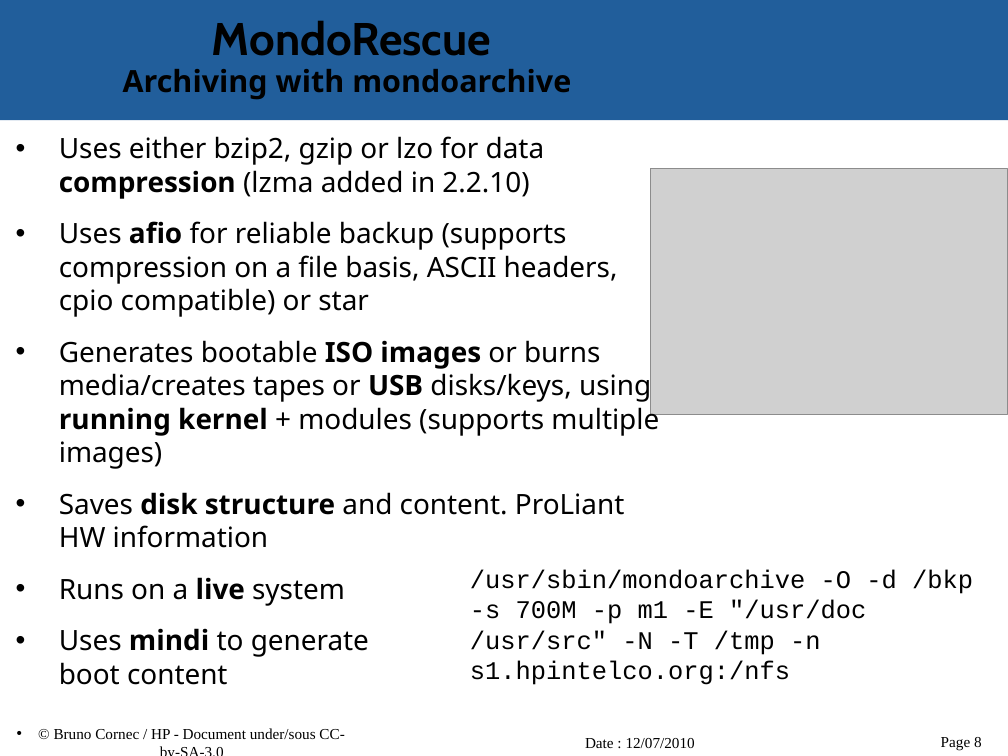
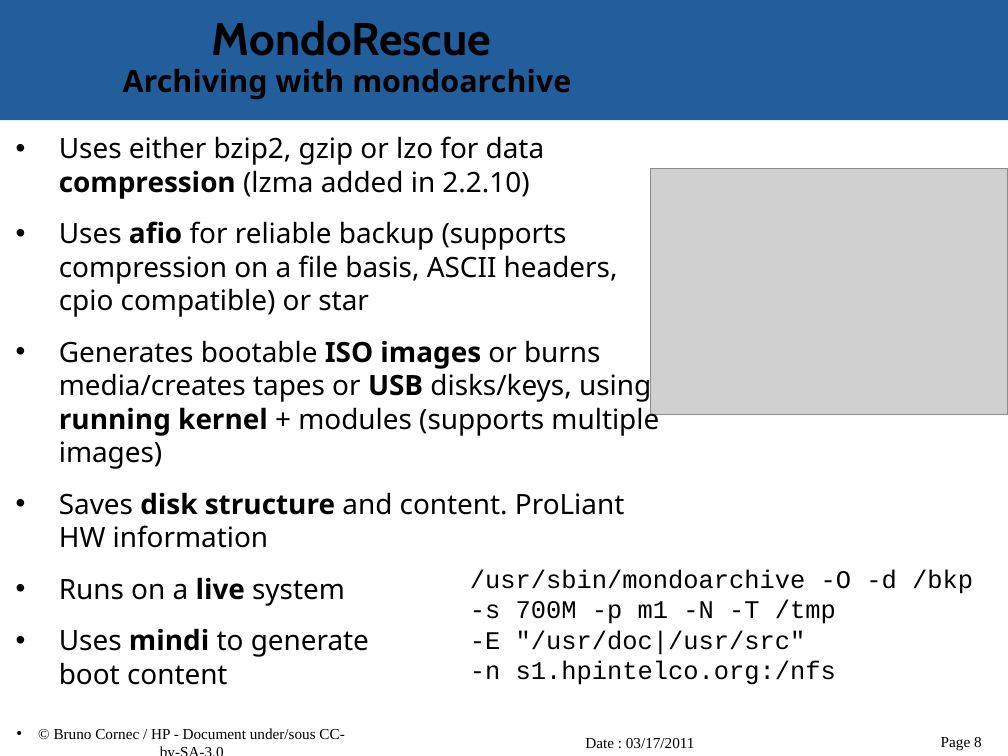
Before and after one commit to vir/mondo-rescue, a slide deck: slide 8 of mondo-doc/mondo-presentation.odp. Drawn at 1008x756 pixels with LibreOffice and Linux fonts; fonts in the diff are those of the drawing; grey boxes stand for pictures; background and template pictures are left out. Boxes give left, top, right and bottom in pixels: in the first picture for what was removed or moved away, otherwise in the second. Text is boxed around its words. In the diff, an @@ line names an element or a change of style, - is before the commit and + after.

Commit message:
- Updated mondo presentation for TES11

```diff
--- a/mondo-doc/mondo-presentation.odp
+++ b/mondo-doc/mondo-presentation.odp
@@ text at (470, 569, 973, 685): text changed @@
-/usr/sbin/mondoarchive -O -d /bkp -s 700M -p m1 -E "/usr/doc /usr/src" -N -T /tmp -n s1.hpintelco.org:/nfs
+/usr/sbin/mondoarchive -O -d /bkp -s 700M -p m1 -N -T /tmp
+-E "/usr/doc|/usr/src"
+-n s1.hpintelco.org:/nfs
@@ text at (585, 738, 695, 748): text changed @@
-Date : 12/07/2010
+Date : 03/17/2011
```
Also in this commit, not shown: 24 other slides changed, 1 slide added.
